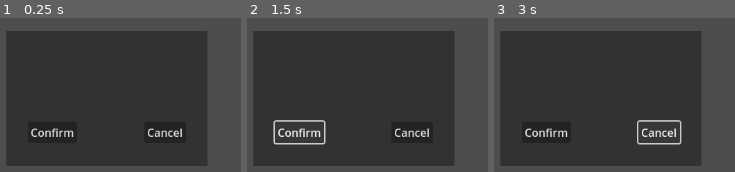
Above: before the commit, frames 1-3 (left to right).
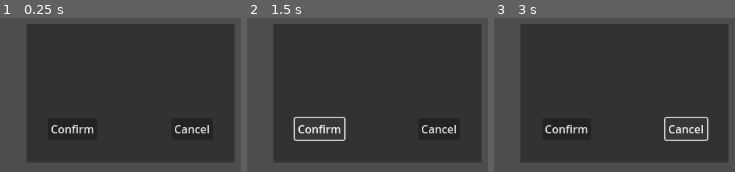
Above: after the commit, the same moments.

Repository: Missingreference/LDJam-58-Game
Game: Godot game, scene res://scenes/popup_menu.tscn
The game is run twice, just before and just after one commit, with the same random seed, the same clock (stepped at 60 frames per second) and the same inputs. This scene is started directly instead of the project's main scene.
Inputs:
- Up to frame 1 (0.25 s): no input
- Up to frame 2 (1.5 s): click "Confirm" at 0.5 s; click "Confirm" at 1.25 s
- Up to frame 3 (3 s): click "Confirm" at 2 s; click "Cancel" at 2.75 s

The runs differ from the first frame. In frame 1, 23% of the frame differs, in the area x 2-98%, y 3-97%; in frame 2, 25%; in frame 3, 24%.

Commit message:
Popup Menu Anchor Adjustments

Diff:
--- a/scenes/popup_menu.tscn
+++ b/scenes/popup_menu.tscn
@@ -12,11 +12,18 @@
 script = ExtResource("1_1s2af")
 
 [node name="ColorRect" type="ColorRect" parent="."]
-layout_mode = 0
-offset_left = 397.0
-offset_top = 160.0
-offset_right = 687.0
-offset_bottom = 355.0
+layout_mode = 1
+anchors_preset = -1
+anchor_left = 0.5
+anchor_top = 0.386
+anchor_right = 0.5
+anchor_bottom = 0.386
+offset_left = -150.0
+offset_top = -100.128006
+offset_right = 150.0008
+offset_bottom = 99.87227
+grow_horizontal = 2
+grow_vertical = 2
 color = Color(0.19793725, 0.19793722, 0.19793722, 1)
 
 [node name="Title" type="Label" parent="ColorRect"]
